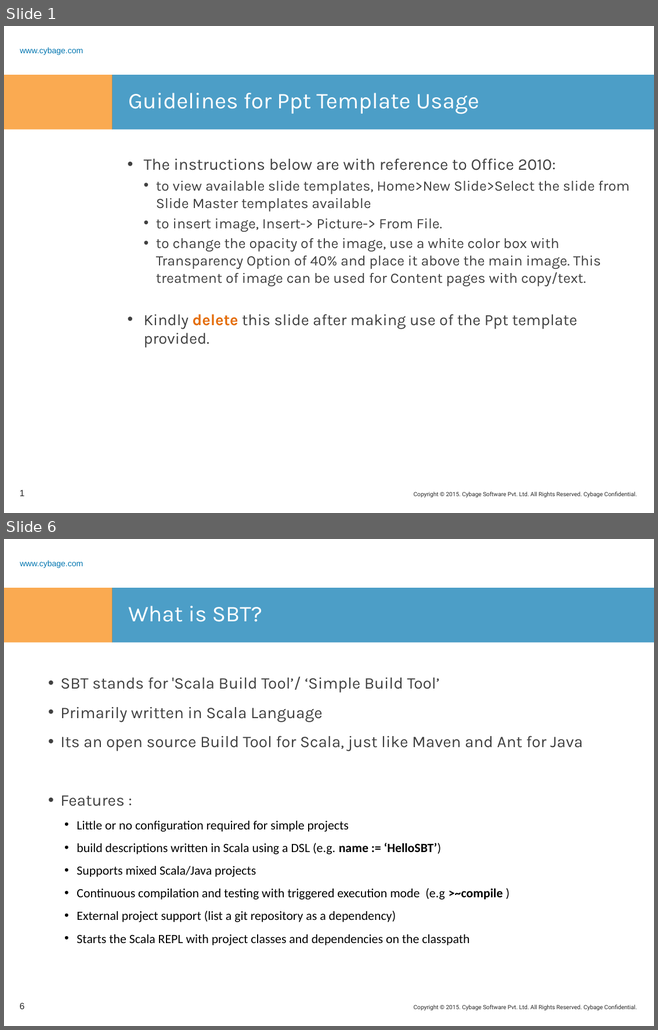
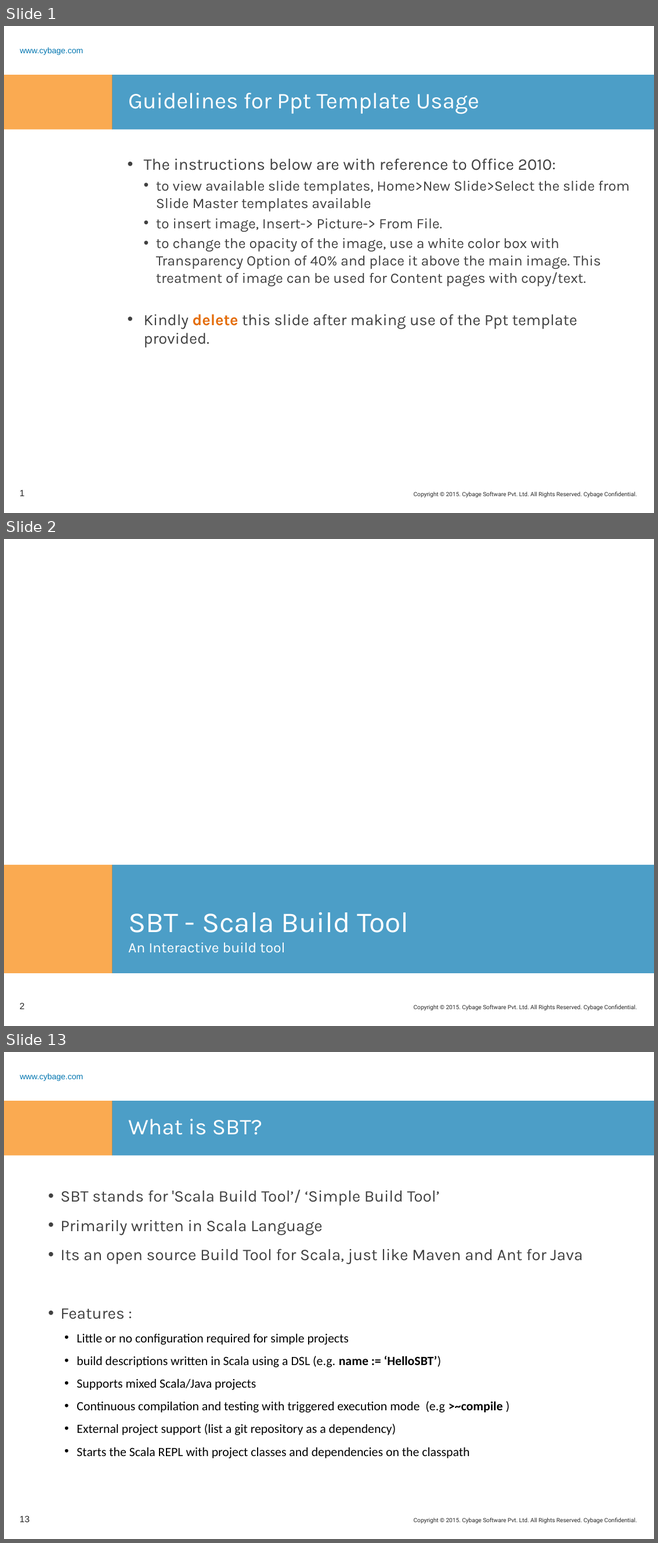
Before and after one commit to rashmitk/Documentation, a slide deck: SBT/SBT.pptx. Shown one above the other, each under a label of ours: slides 1 and 6 before the commit, slides 1, 2 and 13 after it; the slides between them are not shown. The pictures are 658x1030 and 658x1543 pixels, drawn with LibreOffice and Linux fonts; fonts in the diff are those of the drawing; background and template pictures are left out. Boxes give left, top, right and bottom in pixels: in the first picture for what was removed or moved away, otherwise in the second. Text is boxed around its words. In the diff, an @@ line names an element or a change of style, - is before the commit and + after.

Commit message:
Added Build evolution and history details

```diff
--- a/SBT/SBT.pptx
+++ b/SBT/SBT.pptx
@@ slide 2 added at (x1=4, y1=539, x2=654, y2=1026), background picture (left out); not listed: 1 template element that a slide beside it also shows @@
@@ rectangle added at (x1=4, y1=865, x2=112, y2=973), fill #F88608 at 70% opacity @@
@@ rectangle added at (x1=112, y1=865, x2=654, y2=973), fill #0075B0 at 70% opacity @@
@@ title added at (x1=128, y1=912, x2=408, y2=953), 16 pt, text #FFFFFF @@
+SBT - Scala Build Tool
+An Interactive build tool
@@ page number added at (x1=20, y1=1003, x2=25, y2=1009), 10 pt, text #262626 @@
+2
@@ what was slide 6 is now slide 13 @@
@@ page number at (x1=20, y1=1516, x2=30, y2=1522): text changed @@
-6
+13
```
Also in this commit, not shown: 4 slides changed, 6 other slides added.
